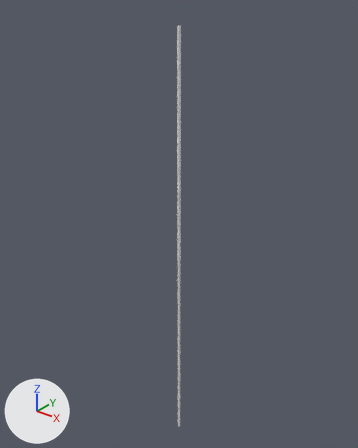
A saved change to the Blender file 01-Models/support.blend.
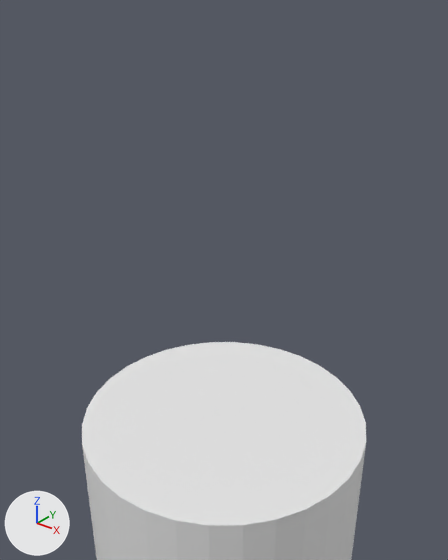
Each version is shown whole from a 50 mm camera at (85.6, -107.0, 151.7) aimed at (-3.4, 4.2, 82.8), then close up from a 50 mm camera at (1.1, -1.3, 143.3) aimed at (0.2, -0.2, 142.6). Arrows for +X, +Y and +Z are at lower left; the lights stay in place.
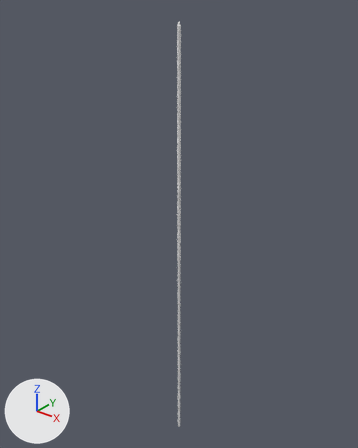
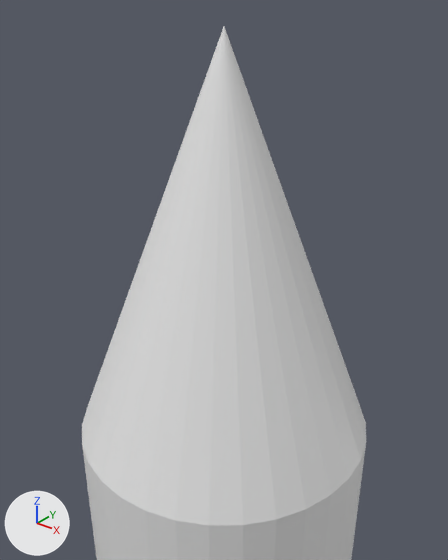
What differs and where, as boxes [x1, y1, x2, y2] in the close-ups (448 x 560 px):
```json
{"object": "Cylinder", "change": "reshaped", "before": [82, 342, 366, 560], "after": [82, 27, 366, 560]}
{"part": 1, "of": "me_cylinder", "change": "built on", "before": [82, 342, 366, 525], "after": [82, 27, 366, 526]}
```

The change, as JSON lines over the scene's bpy script:
```json
{"block": "me_cylinder", "where": "# used by ob_cylinder; location = (0.0, 0.0, 0.0)"}
{"op": "remove", "block": "me_cylinder", "code": "me_cylinder.from_pydata(...)  # 64 vertices, 34 faces; spans x -0.5..0.5, y -0.5..0.5, z 0.0..141.9"}
{"op": "add", "block": "me_cylinder", "code": "me_cylinder.from_pydata(...)  # 65 vertices, 65 faces; spans x -0.5..0.5, y -0.5..0.5, z 0.0..143.2"}
{"block": "me_cylinder", "change": "me_cylinder part 1"}
{"block": "me_cylinder", "change": "1 face is deleted"}
{"block": "me_cylinder", "change": "1 vertex is added at (0.0, 0.0, 143.2)"}
{"block": "me_cylinder", "change": "32 new faces join them"}
```
